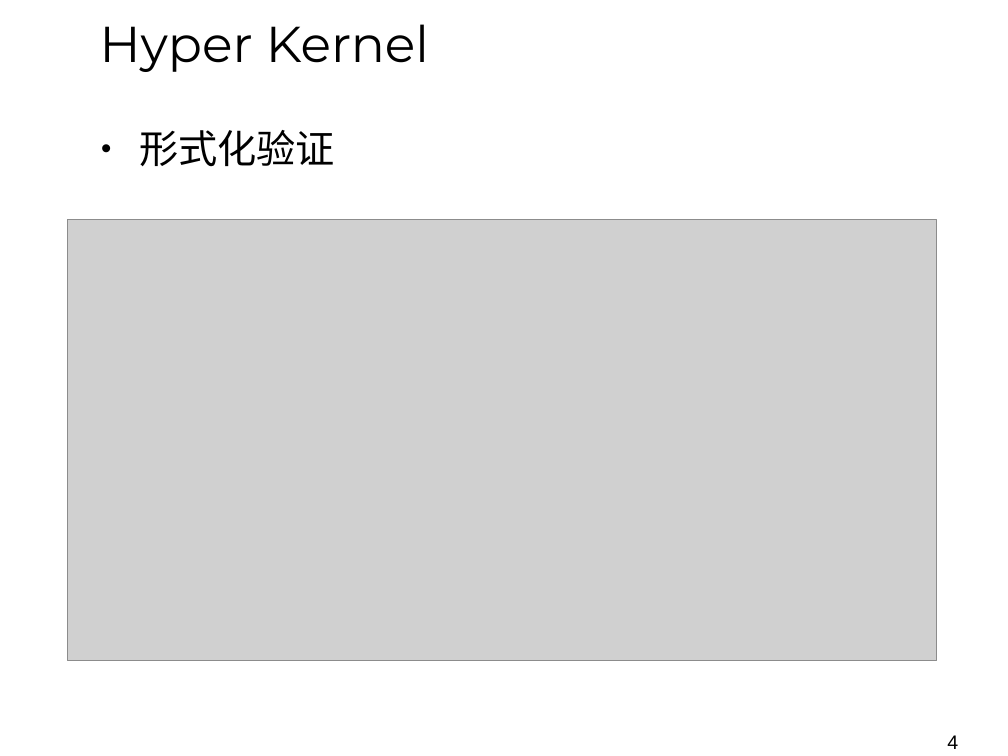
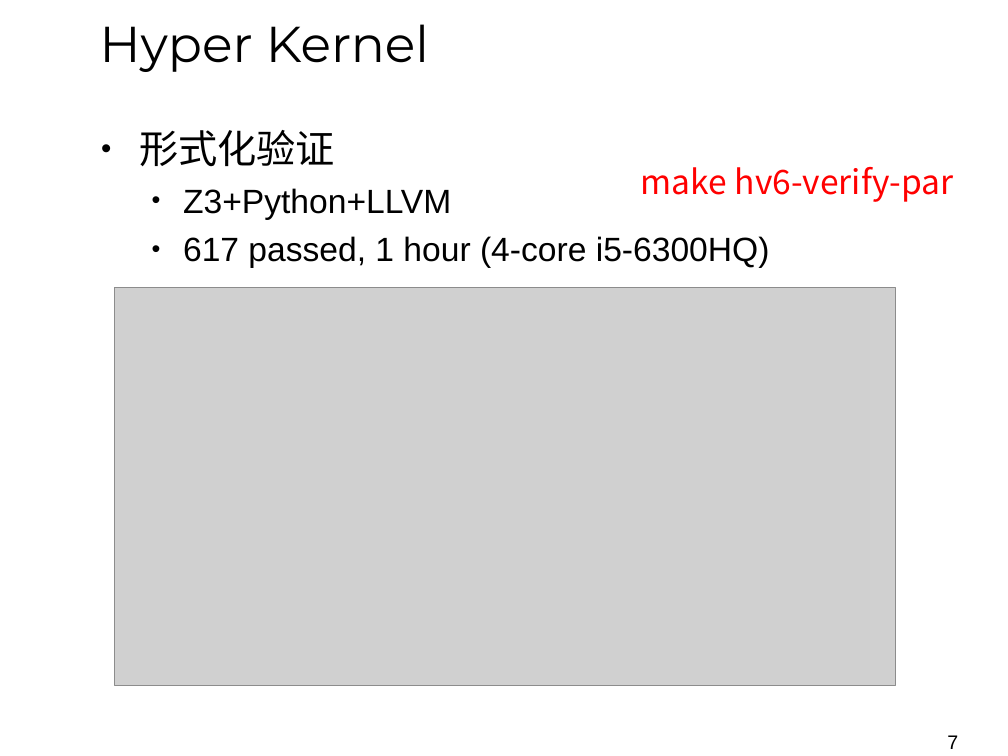
Before and after one commit to NIC0NIC0NI/OS_reports, a slide deck: slide 7 of Presentation.pptx (slide 4 before the commit). Drawn at 1008x756 pixels with LibreOffice and Linux fonts; fonts in the diff are those of the drawing; grey boxes stand for pictures; background and template pictures are left out. Boxes give left, top, right and bottom in pixels: in the first picture for what was removed or moved away, otherwise in the second. Text is boxed around its words. In the diff, an @@ line names an element or a change of style, - is before the commit and + after.

```diff
--- a/Presentation.pptx
+++ b/Presentation.pptx
@@ text added at [641, 167, 954, 202], 24 pt, text #FF0000 @@
+make hv6-verify-par
@@ text at [183, 188, 770, 268]: paragraphs added @@
+  • Z3+Python+LLVM
+  • 617 passed, 1 hour (4-core i5-6300HQ)
@@ picture: place and size @@
-picture at [68, 220, 936, 661]
+picture at [114, 288, 896, 685]
@@ page number at [947, 735, 958, 749]: text changed @@
-4
+7
```
Also in this commit, not shown: 5 other slides changed, 26 slides added.
